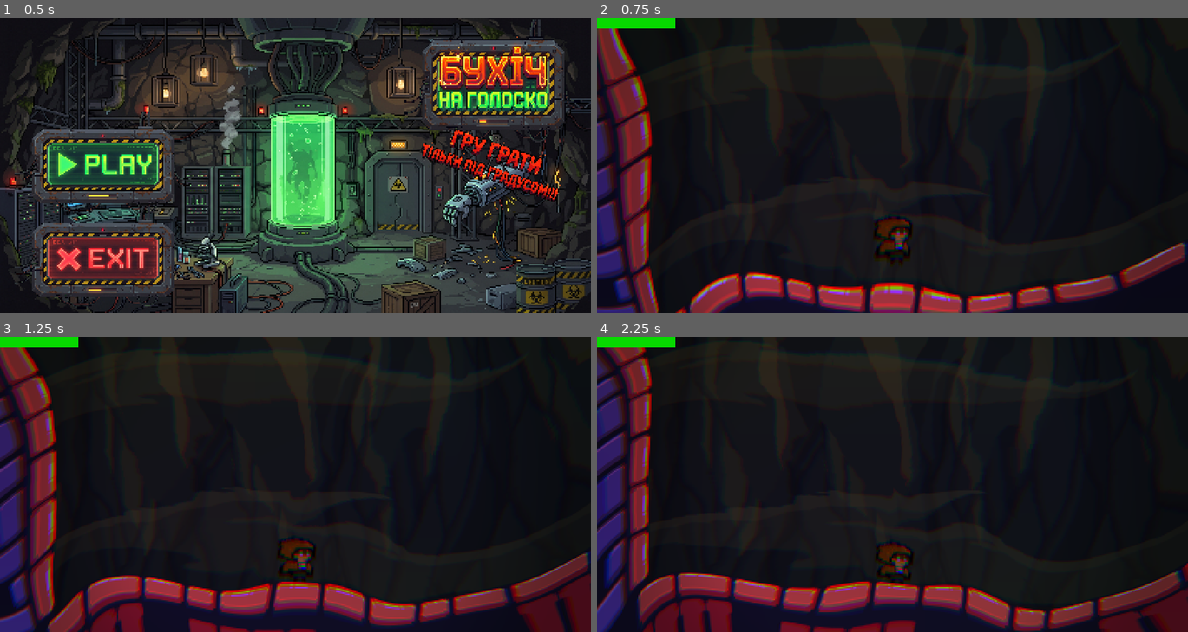
Above: before the commit, frames 1-4 (two rows, left to right).
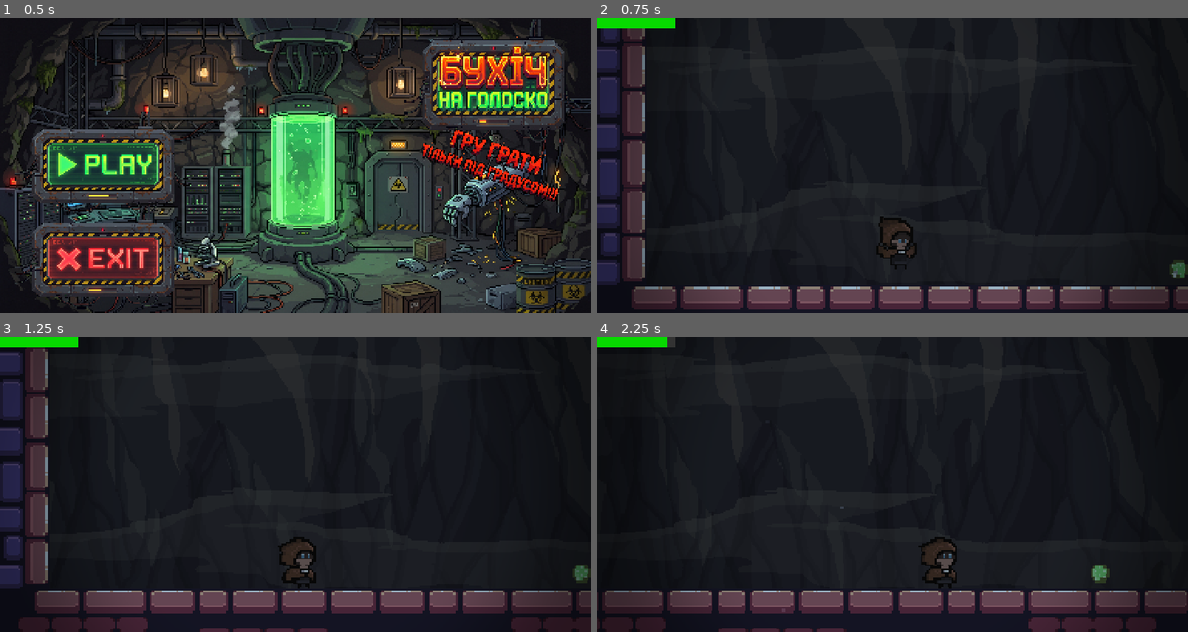
Above: after the commit, the same moments.

Repository: nazar3255/Game
Game: Godot game, scene res://menu_scene.tscn
The game is run twice, just before and just after one commit, with the same random seed, the same clock (stepped at 60 frames per second) and the same inputs.
Inputs (mouse positions are in pixels of both pictures, inside the frame that each line leads up to):
- Up to frame 1 (0.5 s): no input
- Up to frame 2 (0.75 s): click (697, 165) at 0.5 s
- Up to frame 3 (1.25 s): no input
- Up to frame 4 (2.25 s): no input

Frame 1 is identical in both runs. In frame 2, 17% of the frame differs, in the area x 0-100%, y 3-100%; in frame 3, 19%; in frame 4, 20%, in the area x 0-100%, y 0-100%.

Commit message:
fix

Diff:
--- a/Player.tscn
+++ b/Player.tscn
@@ -7,14 +7,13 @@
 [ext_resource type="Shader" uid="uid://bhd8evthwuu31" path="res://Player.gdshader" id="5_cxr5p"]
 [ext_resource type="Texture2D" uid="uid://cohuwdli8cuno" path="res://Player/Player_texture.png" id="6_5ncpa"]
 [ext_resource type="Shader" uid="uid://cfjpdxtal0dvt" path="res://global.gdshader" id="6_tdg3f"]
-[ext_resource type="Script" uid="uid://bfby53tcqflsj" path="res://color_rect_2.gd" id="7_dtqjt"]
 
 [sub_resource type="ShaderMaterial" id="ShaderMaterial_cxr5p"]
 shader = ExtResource("5_cxr5p")
 shader_parameter/intensity = 0.0
 shader_parameter/tint_color = Color(0.32400003, 0.47160003, 0.54, 1)
 shader_parameter/saturation = 0.0
-shader_parameter/contrast = 1.1870000563825
+shader_parameter/contrast = 1.00000002375
 shader_parameter/brightness = 0.7710000366225
 shader_parameter/distortion = 0.07600000361
 shader_parameter/chromatic = 0.0010000000475
@@ -29,10 +28,10 @@
 shader_parameter/bokeh_color = Color(1, 0.93233335, 0.71000004, 1)
 shader_parameter/bokeh_highlights = 2.0
 shader_parameter/bokeh_shadows = 0.0
-shader_parameter/vignette_strength = 1.0
-shader_parameter/grain_strength = 0.098000004655
+shader_parameter/vignette_strength = 0.14400000684
+shader_parameter/grain_strength = 0.0
 shader_parameter/scanline_strength = 0.0830000039425
-shader_parameter/flicker_strength = 0.30800001463
+shader_parameter/flicker_strength = 0.0
 
 [sub_resource type="ShaderMaterial" id="ShaderMaterial_5hph3"]
 shader = ExtResource("4_5ncpa")
@@ -52,6 +51,39 @@
 [sub_resource type="CapsuleShape2D" id="CapsuleShape2D_kpjcp"]
 radius = 6.0
 height = 26.0
+
+[sub_resource type="CanvasItemMaterial" id="CanvasItemMaterial_3tkgg"]
+blend_mode = 1
+
+[sub_resource type="Gradient" id="Gradient_dtqjt"]
+offsets = PackedFloat32Array(0, 0.514377, 1)
+colors = PackedColorArray(0, 0, 0, 1, 1, 1, 1, 1, 0, 0, 0, 1)
+
+[sub_resource type="GradientTexture1D" id="GradientTexture1D_wi0c6"]
+gradient = SubResource("Gradient_dtqjt")
+
+[sub_resource type="Gradient" id="Gradient_wi0c6"]
+offsets = PackedFloat32Array(0, 0.31948882, 0.66134185, 1)
+colors = PackedColorArray(0, 0, 0, 1, 1, 1, 1, 1, 1, 1, 1, 1, 0, 0, 0, 1)
+
+[sub_resource type="GradientTexture1D" id="GradientTexture1D_l6ohk"]
+gradient = SubResource("Gradient_wi0c6")
+
+[sub_resource type="ParticleProcessMaterial" id="ParticleProcessMaterial_ry2dv"]
+particle_flag_disable_z = true
+emission_shape = 3
+emission_box_extents = Vector3(720, 360, 1)
+direction = Vector3(0, -1, 0)
+spread = 180.0
+initial_velocity_min = 5.0
+initial_velocity_max = 6.0
+gravity = Vector3(0, -1, 0)
+scale_min = 0.5
+scale_max = 3.0
+color_ramp = SubResource("GradientTexture1D_l6ohk")
+color_initial_ramp = SubResource("GradientTexture1D_wi0c6")
+sub_emitter_mode = 1
+sub_emitter_frequency = 4.0
 
 [sub_resource type="RectangleShape2D" id="RectangleShape2D_exv2y"]
 size = Vector2(32, 24)
@@ -122,6 +154,24 @@
 "values": [18]
 }
 
+[sub_resource type="Animation" id="Animation_dtqjt"]
+resource_name = "down"
+length = 0.083333336
+loop_mode = 1
+step = 0.083333336
+tracks/0/type = "value"
+tracks/0/imported = false
+tracks/0/enabled = true
+tracks/0/path = NodePath("Sprite2D:frame")
+tracks/0/interp = 1
+tracks/0/loop_wrap = true
+tracks/0/keys = {
+"times": PackedFloat32Array(0),
+"transitions": PackedFloat32Array(1),
+"update": 1,
+"values": [16]
+}
+
 [sub_resource type="Animation" id="Animation_wi0c6"]
 resource_name = "run"
 length = 0.5
@@ -156,6 +206,24 @@
 "transitions": PackedFloat32Array(1, 1, 1, 1),
 "update": 1,
 "values": [6, 7, 8, 9]
+}
+
+[sub_resource type="Animation" id="Animation_l6ohk"]
+resource_name = "up"
+length = 0.083333336
+loop_mode = 1
+step = 0.083333336
+tracks/0/type = "value"
+tracks/0/imported = false
+tracks/0/enabled = true
+tracks/0/path = NodePath("Sprite2D:frame")
+tracks/0/interp = 1
+tracks/0/loop_wrap = true
+tracks/0/keys = {
+"times": PackedFloat32Array(0),
+"transitions": PackedFloat32Array(1),
+"update": 1,
+"values": [13]
 }
 
 [sub_resource type="AnimationLibrary" id="AnimationLibrary_cxr5p"]
@@ -163,44 +231,46 @@
 &"RESET": SubResource("Animation_kne1u"),
 &"attack": SubResource("Animation_hp6x6"),
 &"climb": SubResource("Animation_3tkgg"),
+&"down": SubResource("Animation_dtqjt"),
 &"run": SubResource("Animation_wi0c6"),
-&"stand": SubResource("Animation_5ncpa")
-}
-
-[sub_resource type="ShaderMaterial" id="ShaderMaterial_gkcsb"]
+&"stand": SubResource("Animation_5ncpa"),
+&"up": SubResource("Animation_l6ohk")
+}
+
+[sub_resource type="ShaderMaterial" id="ShaderMaterial_dtqjt"]
 shader = ExtResource("6_tdg3f")
-shader_parameter/saturation = 0.5570000264575
-shader_parameter/contrast = 0.99600002356
-shader_parameter/brightness = 1.0450000258875
-shader_parameter/shadow_color = Color(0.6532, 0.65698665, 0.71, 1)
-shader_parameter/highlight_color = Color(0.6872, 0.656, 0.8, 1)
+shader_parameter/saturation = 0.68
+shader_parameter/contrast = 0.9350000206625
+shader_parameter/brightness = 0.88
+shader_parameter/shadow_color = Color(0.71000004, 0.77766675, 1, 1)
+shader_parameter/highlight_color = Color(0.7005222, 0.8108511, 0.8848369, 1)
 shader_parameter/psychedelic_enabled = true
-shader_parameter/psychedelic_intensity = 1.0
+shader_parameter/psychedelic_intensity = 0.0
 shader_parameter/wave_strength = 0.018
 shader_parameter/wave_frequency = 12.0
 shader_parameter/wave_speed = 1.2
 shader_parameter/organic_distortion = 0.012
 shader_parameter/distortion_scale = 4.0
 shader_parameter/swirl_strength = 0.45
-shader_parameter/dispersion_strength = 0.00800000038
-shader_parameter/psychedelic_saturation = 1.42000006745
+shader_parameter/dispersion_strength = 0.006
+shader_parameter/psychedelic_saturation = 1.45
 shader_parameter/psychedelic_colors = 0.25
 shader_parameter/color_cycle_speed = 0.35
-shader_parameter/vignette_strength = 0.3050000144875
-shader_parameter/vignette_radius = 0.97500004305262
+shader_parameter/vignette_strength = 0.4290000203775
+shader_parameter/vignette_radius = 1.04600004642512
 shader_parameter/vignette_center = Vector2(0.5, 0.5)
 shader_parameter/grain_strength = 0.0
 shader_parameter/flicker_strength = 0.0
 shader_parameter/color_shift = 0.0
 
-[node name="player_body" type="CharacterBody2D" unique_id=1718144555 node_paths=PackedStringArray("effect_shader", "global_shder", "light", "slise_effect", "sprite", "attack_box", "reload_effect")]
+[node name="player_body" type="CharacterBody2D" unique_id=1718144555 node_paths=PackedStringArray("effect_shader", "global_shader", "light", "slise_effect", "sprite", "attack_box", "reload_effect")]
 collision_mask = 15
 script = ExtResource("1_xhfnw")
 hud = ExtResource("2_e80uo")
 effect_material = SubResource("ShaderMaterial_cxr5p")
 effect_shader = NodePath("CanvasLayer/ColorRect")
 gloving = SubResource("ShaderMaterial_5hph3")
-global_shder = NodePath("CanvasLayer/ColorRect2")
+global_shader = NodePath("CanvasLayer/ColorRect2")
 light = NodePath("PointLight2D")
 slise_effect = NodePath("slise_effect")
 sprite = NodePath("Sprite2D")
@@ -234,6 +304,16 @@
 drag_right_margin = 0.15
 drag_bottom_margin = 0.15
 
+[node name="CPUParticles2D" type="GPUParticles2D" parent="Camera2D" unique_id=880753052]
+material = SubResource("CanvasItemMaterial_3tkgg")
+amount = 100
+sub_emitter = NodePath(".")
+lifetime = 3.1999999999999997
+randomness = 0.4
+visibility_rect = Rect2(-100.11, -100, 1440, 720)
+draw_order = 0
+process_material = SubResource("ParticleProcessMaterial_ry2dv")
+
 [node name="dash" type="Timer" parent="." unique_id=1434372587]
 wait_time = 0.2
 one_shot = true
@@ -290,22 +370,24 @@
 texture = ExtResource("6_5ncpa")
 hframes = 6
 vframes = 4
-frame = 18
+frame = 16
 
 [node name="CanvasLayer" type="CanvasLayer" parent="." unique_id=186230577]
 
-[node name="ColorRect2" type="ColorRect" parent="CanvasLayer" unique_id=1681833008 node_paths=PackedStringArray("fog_camera")]
-material = SubResource("ShaderMaterial_gkcsb")
+[node name="ColorRect2" type="ColorRect" parent="CanvasLayer" unique_id=1559477618]
+material = SubResource("ShaderMaterial_dtqjt")
 offset_right = 1440.0
 offset_bottom = 720.0
-script = ExtResource("7_dtqjt")
-fog_camera = NodePath("../../Camera2D")
 
 [node name="ColorRect" type="ColorRect" parent="CanvasLayer" unique_id=1022689418]
 material = SubResource("ShaderMaterial_cxr5p")
 offset_right = 1440.0
 offset_bottom = 720.0
 color = Color(0.78, 0.78, 0.78, 1)
+
+[node name="super" type="Timer" parent="." unique_id=723501998]
+wait_time = 15.0
+one_shot = true
 
 [connection signal="timeout" from="dash" to="." method="_on_dash_timeout"]
 [connection signal="timeout" from="dash_reload" to="." method="_on_dash_reload_timeout"]
@@ -314,3 +396,4 @@
 [connection signal="timeout" from="can_move" to="." method="_on_can_move_timeout"]
 [connection signal="timeout" from="relload_effect" to="." method="_on_relload_effect_timeout"]
 [connection signal="area_entered" from="attack_box" to="." method="_on_attack_box_area_entered"]
+[connection signal="timeout" from="super" to="." method="_on_super_timeout"]
--- /dev/null
+++ b/area_2d.gd
@@ -0,0 +1,17 @@
+extends Area2D
+
+
+# Called when the node enters the scene tree for the first time.
+func _ready() -> void:
+	$AnimationPlayer.play("rotate")
+
+# Called every frame. 'delta' is the elapsed time since the previous frame.
+func _process(delta: float) -> void:
+	pass
+
+
+func _on_body_entered(body: Node2D) -> void:
+	if body.has_method("psy_effect"):
+		body.psy_effect()
+		print(1)
+		queue_free()
--- a/bacground.tscn
+++ b/bacground.tscn
@@ -63,7 +63,7 @@
 scroll_scale = Vector2(0.7, 0.7)
 scroll_offset = Vector2(2402, 377)
 repeat_size = Vector2(960, 0)
-autoscroll = Vector2(2.82, 0)
+autoscroll = Vector2(5.78, 0)
 repeat_times = 3
 
 [node name="Sprite2D" type="Sprite2D" parent="Parallax2D6" unique_id=2039710801]
--- a/enemy.gd
+++ b/enemy.gd
@@ -88,6 +88,8 @@
 	bullet_spawn.position.x = direction * 8
 	wall_checker.target_position.x = direction * 40
 	find_player.target_position.x = length_of_view.x * direction
+	if sprite:
+		sprite.flip_h = direction < 0
 	can_turn = false
 	can_make_turn.start()
 
@@ -171,12 +173,13 @@
 	bite_phase = BitePhase.NONE
 	velocity = Vector2.ZERO
 	current_state = States.CALM
+	can_turn = true
 
 func start_retreat() -> void:
 	bite_phase = BitePhase.RETREAT
 	bite_time_left = bite_retreat_time
-	# відлітаємо від гравця й трохи вгору
-	var away_x = -sign(bite_dir.x) if bite_dir.x != 0 else -direction
+	var away_x: int = -int(sign(bite_dir.x)) if bite_dir.x != 0 else -direction
+	change_direction(away_x)
 	velocity = Vector2(away_x, -1).normalized() * speed * 2
 
 func update_flying_bite(delta: float) -> void:
@@ -190,8 +193,9 @@
 				if not is_instance_valid(target):
 					end_flying_bite()
 					return
-				# ціляться в гравця в момент початку ривка
 				bite_dir = global_position.direction_to(target.global_position)
+				if bite_dir.x != 0:
+					change_direction(int(sign(bite_dir.x)))
 				velocity = bite_dir * speed * 3
 				bite_phase = BitePhase.DASH
 				bite_time_left = bite_dash_time
@@ -202,9 +206,9 @@
 					bite_hit_done = true
 					if target.has_method("take_damage"):
 						target.take_damage(damage)
+						target.take_push(direction)
 					start_retreat()
 					return
-			# промазав / вперся в стіну чи підлогу
 			if bite_time_left <= 0.0 or is_on_wall() or is_on_floor():
 				start_retreat()
 
@@ -256,6 +260,9 @@
 
 func die() -> void:
 	print("mob die")
+	var material = sprite.material as ShaderMaterial
+	material.set_shader_parameter("flash_intensity", 1.0)
+	await get_tree().create_timer(1.0).timeout
 	queue_free()
 
 func take_damage(amount) -> void:
@@ -329,6 +336,7 @@
 
 func move() -> void:
 	if current_state == States.CALM or is_chase:
+		$AnimationPlayer.play("move")
 		match move_type:
 			Types_of_move.NORMAL:
 				velocity.x = speed * direction
--- /dev/null
+++ b/enemy.gdshader
@@ -0,0 +1,13 @@
+shader_type canvas_item;
+
+uniform float flash_intensity : hint_range(0.0, 1.0) = 0.0;
+
+void fragment() {
+	vec4 tex = texture(TEXTURE, UV);
+
+	vec3 flash_color = vec3(1.0);
+
+	tex.rgb = mix(tex.rgb, flash_color, flash_intensity);
+
+	COLOR = tex * COLOR;
+}
--- a/enemy.tscn
+++ b/enemy.tscn
@@ -3,10 +3,14 @@
 [ext_resource type="Script" uid="uid://bnp5g5cnppn6i" path="res://enemy.gd" id="1_7k104"]
 [ext_resource type="PackedScene" uid="uid://bodyjjn3pcpg5" path="res://bullet.tscn" id="2_4gyqm"]
 [ext_resource type="PackedScene" uid="uid://blrukf6sr1di8" path="res://trowble.tscn" id="3_qi2p4"]
-[ext_resource type="Texture2D" uid="uid://bktx4tu87u8tp" path="res://icon.svg" id="4_iifgy"]
+[ext_resource type="Shader" uid="uid://bls8bqvldr485" path="res://enemy.gdshader" id="4_iifgy"]
 
 [sub_resource type="RectangleShape2D" id="RectangleShape2D_ry2dv"]
 size = Vector2(16, 16)
+
+[sub_resource type="ShaderMaterial" id="ShaderMaterial_5ncpa"]
+shader = ExtResource("4_iifgy")
+shader_parameter/flash_intensity = 0.0
 
 [node name="Enemy" type="CharacterBody2D" unique_id=644901586 node_paths=PackedStringArray("wall_checker", "check_proces", "can_make_turn", "reload_attack", "player_check", "find_player", "bullet_spawn", "sprite")]
 collision_layer = 2
@@ -61,11 +65,9 @@
 position = Vector2(8, -8)
 
 [node name="Sprite2D" type="Sprite2D" parent="." unique_id=373658053]
+material = SubResource("ShaderMaterial_5ncpa")
 
-[node name="Icon" type="Sprite2D" parent="." unique_id=1467278891]
-position = Vector2(1.1920929e-07, 2.3841858e-07)
-scale = Vector2(0.125, 0.125)
-texture = ExtResource("4_iifgy")
+[node name="AnimationPlayer" type="AnimationPlayer" parent="." unique_id=872004681]
 
 [connection signal="timeout" from="can_turn" to="." method="_on_can_turn_timeout"]
 [connection signal="timeout" from="check_proces" to="." method="_on_check_proces_timeout"]
--- a/ghost.tscn
+++ b/ghost.tscn
@@ -2,14 +2,63 @@
 
 [ext_resource type="PackedScene" uid="uid://dvko7j627j57n" path="res://enemy.tscn" id="1_v5pp4"]
 [ext_resource type="Shader" uid="uid://b4if2lxfonwo4" path="res://glow_ghost.gdshader" id="2_obmiq"]
-[ext_resource type="Texture2D" uid="uid://b8gfhrh0igm4f" path="res://Player/ghost-walk.png" id="3_xtt71"]
+[ext_resource type="Texture2D" uid="uid://b7grwfdmhxpr1" path="res://Player/ghost-32px_strip12.png" id="3_obmiq"]
 
 [sub_resource type="ShaderMaterial" id="ShaderMaterial_kjq22"]
 shader = ExtResource("2_obmiq")
 shader_parameter/emission_color = Color(0.6904887, 0.8442034, 0.88782275, 1)
-shader_parameter/emission = 7.570000359575
+shader_parameter/emission = 2.078000098705
 
-[node name="Enemy" unique_id=644901586 instance=ExtResource("1_v5pp4")]
+[sub_resource type="Animation" id="Animation_obmiq"]
+length = 0.001
+tracks/0/type = "value"
+tracks/0/imported = false
+tracks/0/enabled = true
+tracks/0/path = NodePath("Sprite2D:frame")
+tracks/0/interp = 1
+tracks/0/loop_wrap = true
+tracks/0/keys = {
+"times": PackedFloat32Array(0),
+"transitions": PackedFloat32Array(1),
+"update": 1,
+"values": [0]
+}
+
+[sub_resource type="Animation" id="Animation_xtt71"]
+resource_name = "move"
+loop_mode = 1
+step = 0.083333336
+tracks/0/type = "value"
+tracks/0/imported = false
+tracks/0/enabled = true
+tracks/0/path = NodePath("Sprite2D:frame")
+tracks/0/interp = 1
+tracks/0/loop_wrap = true
+tracks/0/keys = {
+"times": PackedFloat32Array(0, 0.083333336, 0.16666667, 0.25, 0.33333334, 0.4166667, 0.5, 0.5833334, 0.6666667, 0.75, 0.8333334, 0.9166667),
+"transitions": PackedFloat32Array(1, 1, 1, 1, 1, 1, 1, 1, 1, 1, 1, 1),
+"update": 1,
+"values": [0, 1, 2, 3, 4, 5, 6, 7, 8, 9, 10, 11]
+}
+
+[sub_resource type="AnimationLibrary" id="AnimationLibrary_kjq22"]
+_data = {
+&"RESET": SubResource("Animation_obmiq"),
+&"move": SubResource("Animation_xtt71")
+}
+
+[sub_resource type="Gradient" id="Gradient_obmiq"]
+offsets = PackedFloat32Array(0, 0.8739496)
+colors = PackedColorArray(1, 1, 1, 1, 0, 0, 0, 1)
+
+[sub_resource type="GradientTexture2D" id="GradientTexture2D_ry2dv"]
+gradient = SubResource("Gradient_obmiq")
+fill = 1
+fill_from = Vector2(0.5, 0.5)
+fill_to = Vector2(0.90000004, 0.1)
+metadata/_snap_enabled = true
+
+[node name="Enemy" unique_id=644901586 groups=["ghost"] instance=ExtResource("1_v5pp4")]
 move_type = 1
 start_direction = 1
 height_of_flying = 70
@@ -17,5 +66,11 @@
 [node name="Sprite2D" parent="." index="9" unique_id=373658053]
 texture_filter = 1
 material = SubResource("ShaderMaterial_kjq22")
-texture = ExtResource("3_xtt71")
-hframes = 8
+texture = ExtResource("3_obmiq")
+hframes = 12
+
+[node name="AnimationPlayer" parent="." index="10" unique_id=872004681]
+libraries/ = SubResource("AnimationLibrary_kjq22")
+
+[node name="PointLight2D" type="PointLight2D" parent="." index="11" unique_id=528320395]
+texture = SubResource("GradientTexture2D_ry2dv")
--- a/level_1.tscn
+++ b/level_1.tscn
@@ -6,6 +6,8 @@
 [ext_resource type="PackedScene" uid="uid://cxfh23rshjwh3" path="res://get_cought_point.tscn" id="3_hn12h"]
 [ext_resource type="Texture2D" uid="uid://bpevxd5thpnr7" path="res://Player/Medieval_tiles_free_2.0.png" id="5_j7kpp"]
 [ext_resource type="Shader" uid="uid://clejdwv5tw5hr" path="res://level_1.gdshader" id="6_bjebc"]
+[ext_resource type="PackedScene" uid="uid://cjqbbk6bbnyq7" path="res://musroom.tscn" id="8_5rr72"]
+[ext_resource type="PackedScene" uid="uid://c2rwhwyectnul" path="res://ghost.tscn" id="8_bjebc"]
 
 [sub_resource type="ShaderMaterial" id="ShaderMaterial_5hph3"]
 shader = ExtResource("3_5hph3")
@@ -4214,3 +4216,9 @@
 visibility_layer = 16
 position = Vector2(56, -32)
 damage = 20
+
+[node name="Enemy" parent="." unique_id=644901586 instance=ExtResource("8_bjebc")]
+position = Vector2(-21, -61)
+
+[node name="Area2D" parent="." unique_id=764862550 instance=ExtResource("8_5rr72")]
+position = Vector2(195, -7)
--- /dev/null
+++ b/musroom.tscn
@@ -0,0 +1,80 @@
+[gd_scene format=3 uid="uid://cjqbbk6bbnyq7"]
+
+[ext_resource type="Script" uid="uid://cq0yj0pstwta3" path="res://area_2d.gd" id="1_4oxto"]
+[ext_resource type="Texture2D" uid="uid://c4hhxjkgp24ac" path="res://Player/mushroom anim_frames (2).png" id="2_i0ann"]
+
+[sub_resource type="CircleShape2D" id="CircleShape2D_ry2dv"]
+radius = 8.0
+
+[sub_resource type="Animation" id="Animation_qgy5p"]
+length = 0.001
+tracks/0/type = "value"
+tracks/0/imported = false
+tracks/0/enabled = true
+tracks/0/path = NodePath("Sprite2D:frame")
+tracks/0/interp = 1
+tracks/0/loop_wrap = true
+tracks/0/keys = {
+"times": PackedFloat32Array(0),
+"transitions": PackedFloat32Array(1),
+"update": 1,
+"values": [0]
+}
+
+[sub_resource type="Animation" id="Animation_lmrle"]
+resource_name = "rotate"
+length = 1.0000166964694857
+loop_mode = 1
+step = 0.16666667
+tracks/0/type = "value"
+tracks/0/imported = false
+tracks/0/enabled = true
+tracks/0/path = NodePath("Sprite2D:frame")
+tracks/0/interp = 1
+tracks/0/loop_wrap = true
+tracks/0/keys = {
+"times": PackedFloat32Array(0, 0.16666667, 0.33333334, 0.5, 0.6666667, 0.8333333),
+"transitions": PackedFloat32Array(1, 1, 1, 1, 1, 1),
+"update": 1,
+"values": [0, 1, 2, 3, 4, 5]
+}
+
+[sub_resource type="AnimationLibrary" id="AnimationLibrary_wbma1"]
+_data = {
+&"RESET": SubResource("Animation_qgy5p"),
+&"rotate": SubResource("Animation_lmrle")
+}
+
+[sub_resource type="Gradient" id="Gradient_lc84f"]
+offsets = PackedFloat32Array(0.014005602, 0.75910366)
+colors = PackedColorArray(0.48766673, 1, 0.42000002, 1, 0, 0, 0, 1)
+
+[sub_resource type="GradientTexture2D" id="GradientTexture2D_ry2dv"]
+gradient = SubResource("Gradient_lc84f")
+fill = 1
+fill_from = Vector2(0.5, 0.5)
+fill_to = Vector2(0, 0)
+metadata/_snap_enabled = true
+
+[node name="Area2D" type="Area2D" unique_id=764862550]
+script = ExtResource("1_4oxto")
+
+[node name="CollisionShape2D" type="CollisionShape2D" parent="." unique_id=1515458591]
+shape = SubResource("CircleShape2D_ry2dv")
+
+[node name="Sprite2D" type="Sprite2D" parent="." unique_id=994708728]
+texture_filter = 1
+position = Vector2(-1, 0)
+texture = ExtResource("2_i0ann")
+hframes = 6
+
+[node name="AnimationPlayer" type="AnimationPlayer" parent="." unique_id=598657006]
+libraries/ = SubResource("AnimationLibrary_wbma1")
+
+[node name="PointLight2D" type="PointLight2D" parent="." unique_id=604025015]
+visible = false
+position = Vector2(-1, 0)
+color = Color(0.45850003, 1, 0.43, 1)
+texture = SubResource("GradientTexture2D_ry2dv")
+
+[connection signal="body_entered" from="." to="." method="_on_body_entered"]
--- a/player_body.gd
+++ b/player_body.gd
@@ -7,9 +7,10 @@
 @export var hud: PackedScene
 var hud_instance: CanvasLayer
 @export var effect_material: ShaderMaterial
+@onready var global_material: ShaderMaterial = $CanvasLayer/ColorRect2.material as ShaderMaterial
 @export var effect_shader: ColorRect
 @export var gloving: ShaderMaterial
-@export var global_shder: ColorRect
+@export var global_shader: ColorRect
 @export var light: PointLight2D
 @export var slise_effect: Sprite2D
 @export var sprite: Sprite2D
@@ -34,10 +35,53 @@
 var hp: int
 var can_effect: bool = true
 var current_state: States = States.NORMAL
+var can_super: bool = true
 
 
 func is_player() -> bool:
 	return true
+
+func set_ghosts_visible(value: bool) -> void:
+	for ghost in get_tree().get_nodes_in_group("ghost"):
+		ghost.visible = value
+
+func psy_effect() -> void:
+	if can_effect:
+		hp += 20
+		hp = clamp(hp,1,100)
+		hud_instance.set_hp(hp)
+		can_effect = false
+		current_state = States.EFFECT
+		global_material.set_shader_parameter("psychedelic_enabled", true)
+		var tween := create_tween()
+		tween.tween_method(
+			func(value: float) -> void:
+				global_material.set_shader_parameter("psychedelic_intensity", value),
+			0.0,
+			1.0,
+			0.5
+		)
+		await get_tree().create_timer(7.5).timeout
+		var tween1 := create_tween()
+		tween1.tween_method(
+			func(value: float) -> void:
+				global_material.set_shader_parameter("psychedelic_intensity", value),
+			1.0,
+			0.0,
+			1.0
+		)
+		await get_tree().create_timer(1).timeout
+		can_effect = true
+		current_state = States.NORMAL
+
+func vision() -> void:
+	if can_effect and can_super:
+		can_super = false
+		effect()
+		speed *= 1.2
+		jump_hight *= 1.2
+		damage *= 1.2
+		$super.start()
 
 func effect(color: Color = Color("#85aec1"), time: float = 7) -> void:
 	if can_effect:
@@ -53,6 +97,7 @@
 			1.0,
 			0.2
 		)
+		set_ghosts_visible(true)
 		current_state = States.EFFECT
 		can_effect = false
 		reload_effect.start(time)
@@ -131,7 +176,8 @@
 
 func _ready() -> void:
 	effect_shader.hide()
-	global_shder.show()
+	global_shader.show()
+	set_ghosts_visible(false)
 	effect_material.set_shader_parameter("intensity", 0)
 
 	hp = max_hp
@@ -153,6 +199,10 @@
 func _physics_process(delta: float) -> void:
 	if not is_cought:
 		apply_gravity(delta)
+	if direction == 1:
+		sprite.flip_h = false
+	else:
+		sprite.flip_h = true
 
 	if Input.is_physical_key_pressed(KEY_ESCAPE):
 		if get_tree().paused == false:
@@ -216,12 +266,19 @@
 		is_cought = false
 
 	move_and_slide()
-	if Input.is_action_just_pressed("attack()") and can_attack:
+	if Input.is_action_just_pressed("attack()") and can_attack and not is_cought:
 		attack()
 
 	if Input.is_action_just_pressed("vision_effect()") and can_attack:
 		# effect(Color("#50e56b"), 0.3)
-		effect()
+		vision()
+	if not is_on_floor() and not Input.is_action_pressed("left()") and not Input.is_action_pressed("right()"):
+		if not is_cought:
+			if velocity.y > 0:
+				$AnimationPlayer.play("down")
+			else:
+				$AnimationPlayer.play("up")
+
 
 
 func _on_dash_timeout() -> void:
@@ -259,9 +316,15 @@
 			0.0,
 			0.5
 		)
-	await get_tree().create_timer(0.3).timeout
+	await get_tree().create_timer(0.2).timeout
 	can_effect = true
 	effect_shader.hide()
+	set_ghosts_visible(false)
+	if speed != 250:
+		speed /= 1.2
+		jump_hight /= 1.2
+		damage /= 1.2
+
 
 
 
@@ -269,3 +332,8 @@
 	area.queue_free()
 	keys += 1
 	print(keys)
+
+
+
+func _on_super_timeout() -> void:
+	can_super = true
Binary file changed: Player/Player_texture.png
Binary file added: Player/ghost-32px_strip12.png
Not shown, added: Player/ghost-32px_strip12.png.import
Binary file added: Player/mushroom anim_frames (2).png
Not shown, added: Player/mushroom anim_frames (2).png.import
Not shown, added: area_2d.gd.uid
Not shown, added: enemy.gdshader.uid
